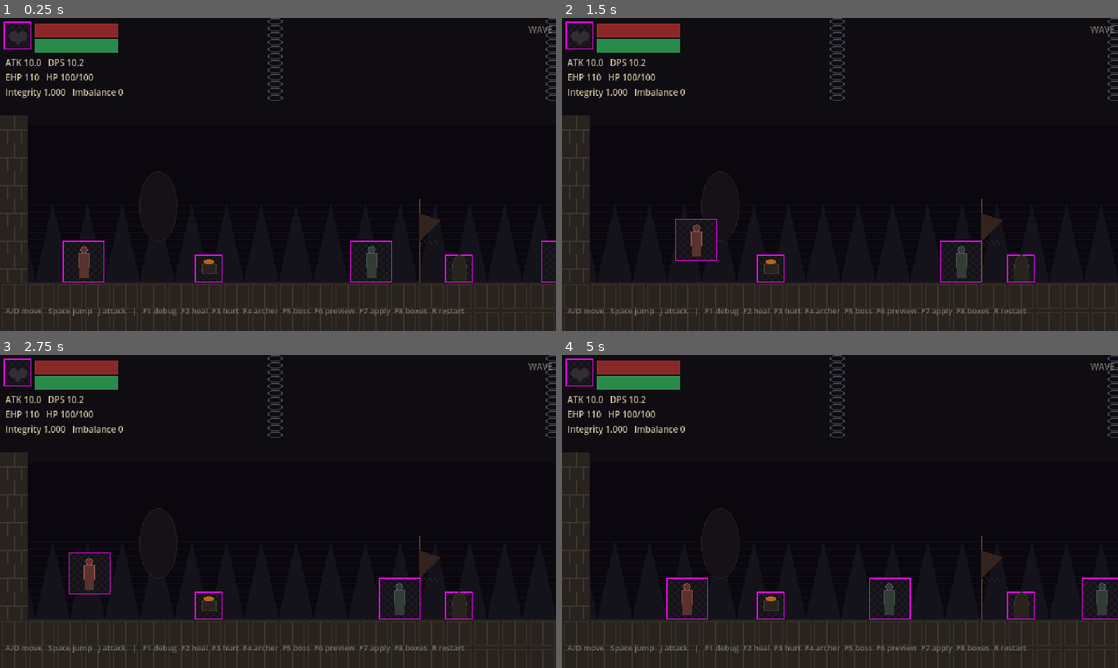
Above: before the commit, frames 1-4 (two rows, left to right).
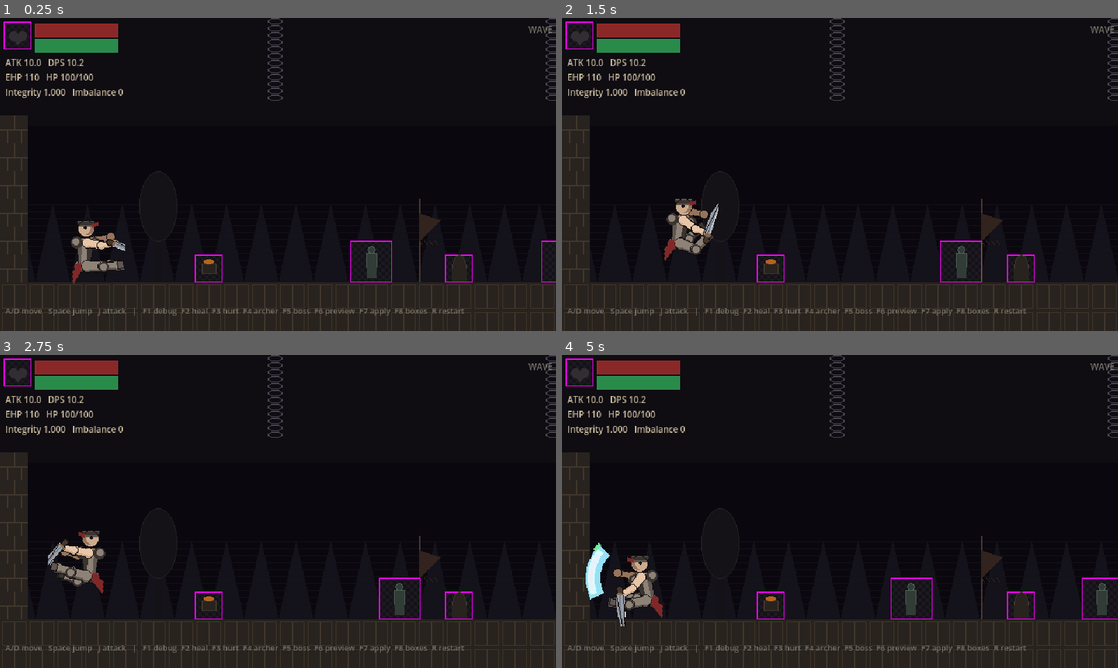
Above: after the commit, the same moments.

Repository: BotTony329/nine-nether-prototype
Game: Godot game, scene res://scenes/main.tscn
Same seed, same stepped clock (60 frames per second), same inputs: the game is played once before the commit and once after it.
Inputs:
- Up to frame 1 (0.25 s): no input
- Up to frame 2 (1.5 s): tap Enter (confirm) at 0.5 s; hold D (move_right) from 0.53 s (still down); tap J (light_attack) at 0.6 s; tap Space (jump) at 0.77, 0.8, 1.07, 1.35 s
- Up to frame 3 (2.75 s): tap Space (jump) at 1.52, 1.82, 2.3 s; tap J (light_attack) at 1.55 s; release D (move_right) at 2.03 s; hold A (move_left) from 2.03 s (still down); hold Enter (confirm) from 2.03 s (still down)
- Up to frame 4 (5 s): release A (move_left) at 2.78 s; release Enter (confirm) at 2.78 s; hold D (move_right) 2.78-4.28 s; tap J (light_attack) at 2.85, 3.6, 4.55 s; tap Space (jump) at 3.02, 3.32, 3.77, 3.8, 4.07, 4.35, 4.52, 4.82 s; hold A (move_left) from 4.28 s (still down)

The runs differ from the first frame. In frame 1, 0.9% of the frame differs, in the area x 11-23%, y 64-85%; in frame 2, 1.0%; in frame 3, 1.0%; in frame 4, 2.1%, in the area x 4-67%, y 60-87%.

Commit message:
[M1.5][Codex] Integrate player animations and attack frames

Diff:
--- a/actors/player/player.tscn
+++ b/actors/player/player.tscn
@@ -1,15 +1,19 @@
 [gd_scene load_steps=8 format=3 uid="uid://bnnplayer0001"]
 
 [ext_resource type="Script" path="res://actors/player/player.gd" id="1_player"]
-[ext_resource type="SpriteFrames" path="res://actors/player/player_frames.tres" id="2_frames"]
+[ext_resource type="SpriteFrames" path="res://assets_v2/godot/player_frames.tres" id="2_frames"]
 [ext_resource type="Script" path="res://core/hurtbox.gd" id="3_hurtbox"]
 [ext_resource type="Script" path="res://core/hitbox.gd" id="4_hitbox"]
+[ext_resource type="Script" path="res://visuals/player_slash_visual.gd" id="5_slash"]
+[ext_resource type="Texture2D" path="res://assets_v2/effects/blade_slash.png" id="6_slash_texture"]
+[ext_resource type="Script" path="res://visuals/death_effect.gd" id="7_death_effect"]
+[ext_resource type="Texture2D" path="res://assets_v2/effects/death_dissolve.png" id="8_death_texture"]
 
 [sub_resource type="RectangleShape2D" id="RectangleShape2D_body"]
-size = Vector2(14, 26)
+size = Vector2(18, 44)
 
 [sub_resource type="RectangleShape2D" id="RectangleShape2D_hurt"]
-size = Vector2(16, 28)
+size = Vector2(24, 52)
 
 [sub_resource type="RectangleShape2D" id="RectangleShape2D_hit"]
 size = Vector2(24, 20)
@@ -20,13 +24,33 @@
 script = ExtResource("1_player")
 
 [node name="Sprite" type="AnimatedSprite2D" parent="."]
-position = Vector2(0, -24)
 sprite_frames = ExtResource("2_frames")
-animation = &"idle"
-autoplay = "idle"
+animation = &"player_idle"
+autoplay = "player_idle"
+centered = false
+offset = Vector2(-48, -88)
+
+[node name="SlashVisual" type="Sprite2D" parent="."]
+position = Vector2(18, -48)
+texture = ExtResource("6_slash_texture")
+hframes = 6
+visible = false
+z_index = 2
+script = ExtResource("5_slash")
+playback_fps = 18.0
+
+[node name="DeathEffect" type="Sprite2D" parent="."]
+position = Vector2(0, -44)
+texture = ExtResource("8_death_texture")
+hframes = 8
+visible = false
+z_index = 3
+modulate = Color(1, 1, 1, 0.72)
+script = ExtResource("7_death_effect")
+playback_fps = 8.0
 
 [node name="Body" type="CollisionShape2D" parent="."]
-position = Vector2(0, -13)
+position = Vector2(0, -22)
 shape = SubResource("RectangleShape2D_body")
 
 [node name="Hurtbox" type="Area2D" parent="."]
@@ -35,7 +59,7 @@
 script = ExtResource("3_hurtbox")
 
 [node name="Shape" type="CollisionShape2D" parent="Hurtbox"]
-position = Vector2(0, -14)
+position = Vector2(0, -26)
 shape = SubResource("RectangleShape2D_hurt")
 
 [node name="AttackHitbox" type="Area2D" parent="."]
@@ -44,10 +68,10 @@
 script = ExtResource("4_hitbox")
 
 [node name="Shape" type="CollisionShape2D" parent="AttackHitbox"]
-position = Vector2(18, -14)
+position = Vector2(28, -38)
 shape = SubResource("RectangleShape2D_hit")
 
 [node name="Camera" type="Camera2D" parent="."]
-position = Vector2(0, -24)
+position = Vector2(0, -44)
 position_smoothing_enabled = true
 position_smoothing_speed = 6.0
--- a/actors/player/states/airborne_state.gd
+++ b/actors/player/states/airborne_state.gd
@@ -7,11 +7,12 @@
 	return AIRBORNE
 
 func enter() -> void:
-	player.play(&"jump")
+	player.play(&"player_jump")
 
 func physics_update(delta: float) -> StringName:
 	player.apply_gravity(delta)
 	player.apply_horizontal_input(player.balance().player_air_control)
+	player.play(&"player_jump" if player.velocity.y < 0.0 else &"player_fall")
 
 	if wants_attack():
 		return ATTACKING
--- a/actors/player/states/attacking_state.gd
+++ b/actors/player/states/attacking_state.gd
@@ -1,27 +1,25 @@
 class_name AttackingState
 extends PlayerState
-## Light attack: wind-up, active window, recovery. Timings and the stamina cost
-## (0 by design — see research report 6.1) come from BalanceConfig.
-##
-## The hitbox is only live during the active window, so the swing's reach in
-## time is data, not an animation coincidence.
+## V2 light attack. The authored frame map is authoritative:
+## startup 0–3, active 4–5, recovery 6–7.
 
-enum Phase { WINDUP, ACTIVE, RECOVERY }
-
-var _phase: int = Phase.WINDUP
-var _elapsed: float = 0.0
+const ACTIVE_FIRST_FRAME := 4
+const ACTIVE_LAST_FRAME := 5
 
 func id() -> StringName:
 	return ATTACKING
 
 func enter() -> void:
-	_phase = Phase.WINDUP
-	_elapsed = 0.0
-	player.play(&"attack")
+	player.attack_hitbox.set_active(false)
+	if not player.sprite.frame_changed.is_connected(_sync_attack_window):
+		player.sprite.frame_changed.connect(_sync_attack_window)
+	player.play(&"player_light_attack_1")
 	player.sprite.frame = 0
 	player.spend_stamina(player.balance().light_attack_stamina_cost)
 
 func exit() -> void:
+	if player.sprite.frame_changed.is_connected(_sync_attack_window):
+		player.sprite.frame_changed.disconnect(_sync_attack_window)
 	player.attack_hitbox.set_active(false)
 
 func physics_update(delta: float) -> StringName:
@@ -29,21 +27,16 @@
 	# Committed: the swing does not steer, but momentum is bled off so the
 	# player does not slide through the whole animation.
 	player.decelerate(delta)
-	_elapsed += delta
+	_sync_attack_window()
+	if player.animation_finished():
+		return GROUNDED if player.is_on_floor() else AIRBORNE
+	return &""
 
-	var balance := player.balance()
-	match _phase:
-		Phase.WINDUP:
-			if _elapsed >= balance.light_attack_windup:
-				_phase = Phase.ACTIVE
-				_elapsed = 0.0
-				player.attack_hitbox.set_active(true)
-		Phase.ACTIVE:
-			if _elapsed >= balance.light_attack_active:
-				_phase = Phase.RECOVERY
-				_elapsed = 0.0
-				player.attack_hitbox.set_active(false)
-		Phase.RECOVERY:
-			if _elapsed >= balance.light_attack_recovery:
-				return GROUNDED if player.is_on_floor() else AIRBORNE
-	return &""
+
+func _sync_attack_window() -> void:
+	var active := (
+		player.sprite.animation == &"player_light_attack_1"
+		and player.sprite.frame >= ACTIVE_FIRST_FRAME
+		and player.sprite.frame <= ACTIVE_LAST_FRAME
+	)
+	player.attack_hitbox.set_active(active)
--- a/actors/player/states/dead_state.gd
+++ b/actors/player/states/dead_state.gd
@@ -9,7 +9,7 @@
 	player.input_enabled = false
 	player.velocity = Vector2.ZERO
 	player.attack_hitbox.set_active(false)
-	player.play(&"death")
+	player.play(&"player_death")
 	player.sprite.frame = 0
 
 func physics_update(delta: float) -> StringName:
--- a/actors/player/states/grounded_state.gd
+++ b/actors/player/states/grounded_state.gd
@@ -6,7 +6,7 @@
 	return GROUNDED
 
 func enter() -> void:
-	player.play(&"idle")
+	player.play(&"player_idle")
 
 func physics_update(delta: float) -> StringName:
 	player.apply_gravity(delta)
@@ -20,5 +20,5 @@
 	if not player.is_on_floor():
 		return AIRBORNE
 
-	player.play(&"run" if player.input_direction() != 0 else &"idle")
+	player.play(&"player_run" if player.input_direction() != 0 else &"player_idle")
 	return &""
--- a/actors/player/states/hurt_state.gd
+++ b/actors/player/states/hurt_state.gd
@@ -10,7 +10,7 @@
 
 func enter() -> void:
 	_remaining = player.balance().player_hurt_duration
-	player.play(&"hurt")
+	player.play(&"player_hurt")
 	player.sprite.frame = 0
 
 func physics_update(delta: float) -> StringName:
--- a/ui/result_screen.gd
+++ b/ui/result_screen.gd
@@ -22,6 +22,14 @@
 func show_outcome(outcome: StringName) -> void:
 	var state := _coordinator.state()
 	var victory := outcome == RunState.STATUS_VICTORY
+	if not victory:
+		var player := _coordinator.player()
+		if (
+			player != null
+			and player.sprite.animation == &"player_death"
+			and player.sprite.is_playing()
+		):
+			await player.sprite.animation_finished
 	# Not 同归: the same-death mechanic is not implemented in M1, so a win here
 	# is an ordinary victory and the screen must not claim otherwise.
 	_title.text = "VICTORY" if victory else "DEATH"
--- /dev/null
+++ b/visuals/death_effect.gd
@@ -0,0 +1,28 @@
+class_name DeathEffect
+extends Sprite2D
+## Optional overlay that accompanies, but never replaces, an actor's authored
+## death animation. The actor owns death timing and removal.
+
+@export var playback_fps: float = 8.0
+
+var _playing: bool = false
+var _finished: bool = false
+var _elapsed: float = 0.0
+
+
+func _process(delta: float) -> void:
+	var actor := get_parent()
+	if actor == null or not actor.has_method("is_dead"):
+		return
+	if not _playing and not _finished and bool(actor.call("is_dead")):
+		_playing = true
+		visible = true
+		frame = 0
+	if not _playing:
+		return
+	_elapsed += delta
+	frame = mini(int(_elapsed * playback_fps), hframes - 1)
+	if _elapsed >= float(hframes) / playback_fps:
+		_playing = false
+		_finished = true
+		visible = false
--- /dev/null
+++ b/visuals/player_slash_visual.gd
@@ -0,0 +1,34 @@
+class_name PlayerSlashVisual
+extends Sprite2D
+## Read-only visual follower for the existing player light attack. It never
+## applies damage; the existing Hitbox and CombatResolver remain authoritative.
+
+@export var playback_fps: float = 18.0
+
+var _playing: bool = false
+var _elapsed: float = 0.0
+
+
+func _process(delta: float) -> void:
+	var player := get_parent() as Player
+	if player == null:
+		visible = false
+		return
+	flip_h = player.facing() < 0
+	position.x = absf(position.x) * player.facing()
+	if (
+		not _playing
+		and player.sprite.animation == &"player_light_attack_1"
+		and player.sprite.frame == 4
+	):
+		_playing = true
+		_elapsed = 0.0
+		frame = 0
+		visible = true
+	if not _playing:
+		return
+	_elapsed += delta
+	frame = mini(int(_elapsed * playback_fps), hframes - 1)
+	if _elapsed >= float(hframes) / playback_fps:
+		_playing = false
+		visible = false
